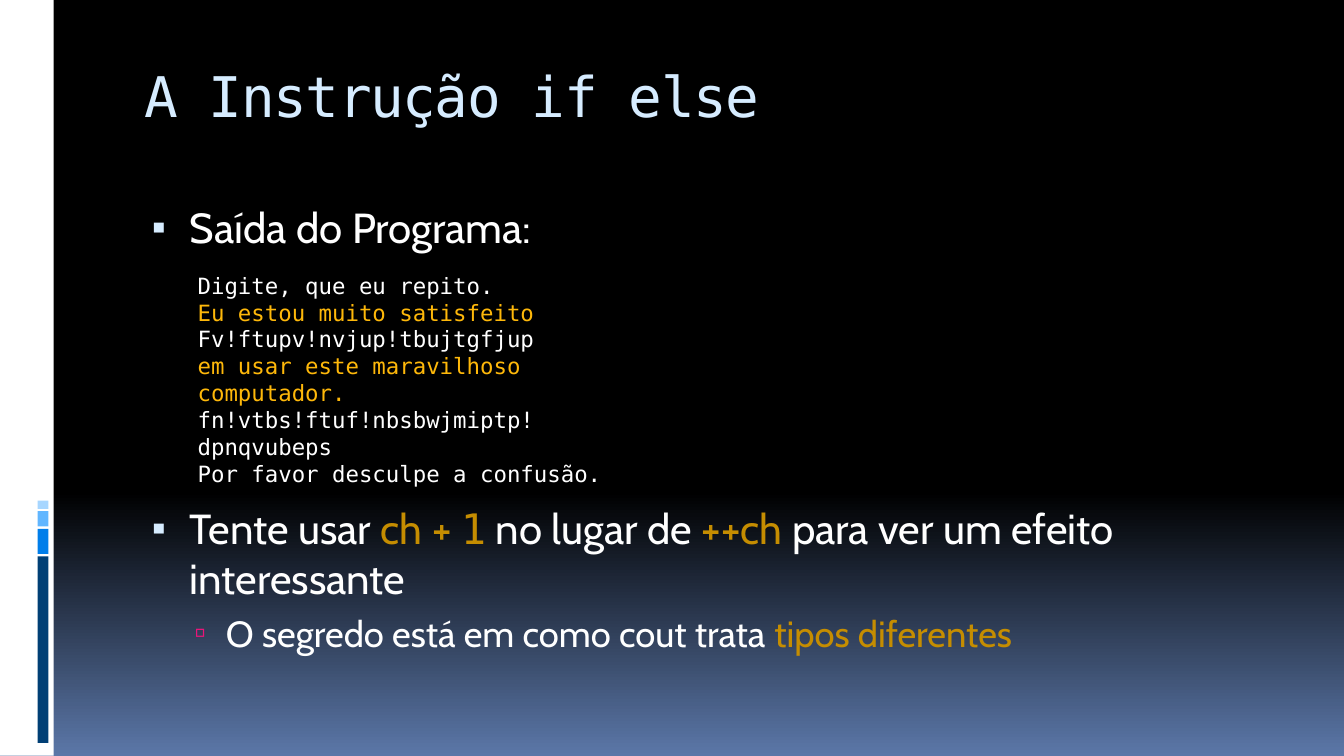
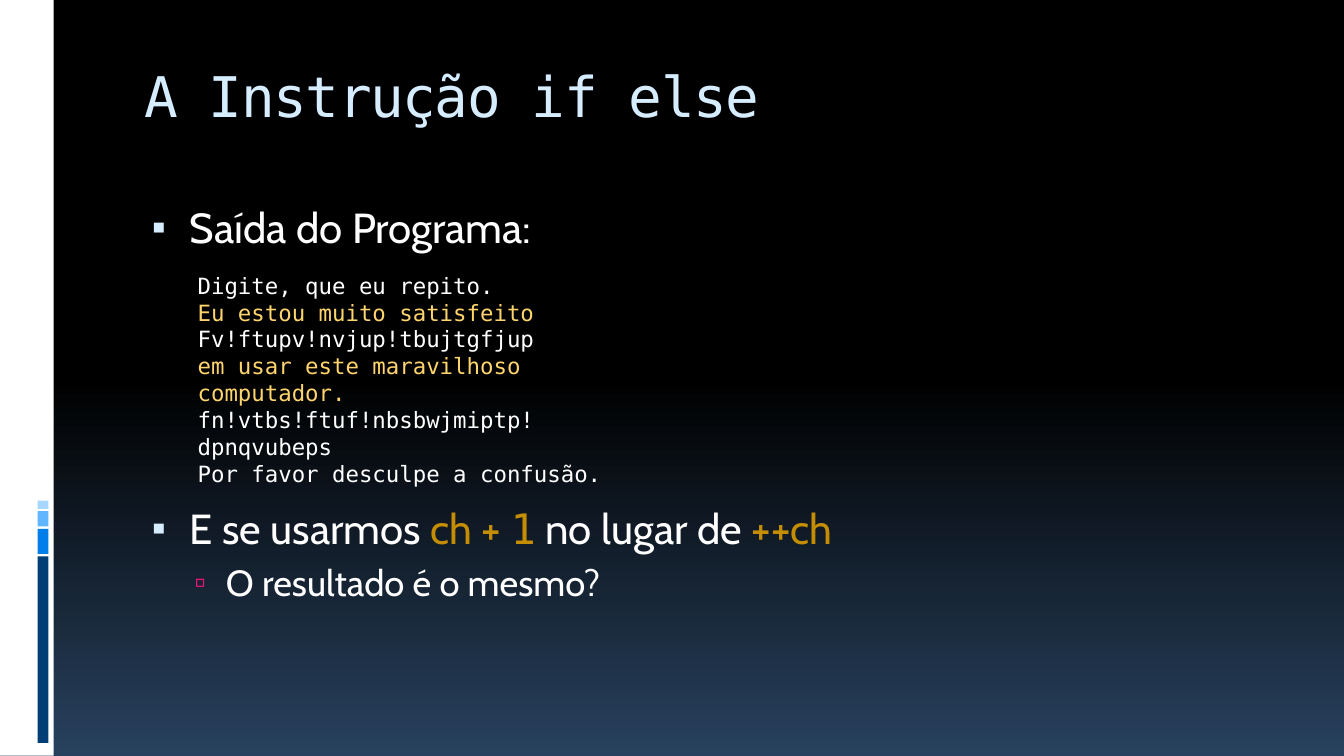
Before and after one commit to JudsonSS/ProgComp, a slide deck: slide 13 of Slides/20. Instrução de Desvio If.pptx. Drawn at 1344x756 pixels with LibreOffice and Linux fonts; fonts in the diff are those of the drawing. Boxes give left, top, right and bottom in pixels: in the first picture for what was removed or moved away, otherwise in the second. Text is boxed around its words. In the diff, an @@ line names an element or a change of style, - is before the commit and + after.

```diff
--- a/Slides/20. Instrução de Desvio If.pptx
+++ b/Slides/20. Instrução de Desvio If.pptx
@@ background gradient #000000 to #5B77A8 to gradient #000000 to #28415E @@
@@ text at (198, 304, 534, 406): text colour #FEB80A to #FED46C in "Eu estou muito satisfeito", "em usar este maravilhoso computador." @@
@@ text at (190, 512, 833, 597): text changed @@
-▪ Tente usar ch + 1 no lugar de ++ch para ver um efeito interessante
-  ▫ O segredo está em como cout trata tipos diferentes
+▪ E se usarmos ch + 1 no lugar de ++ch
+  ▫ O resultado é o mesmo?
```
Also in this commit, not shown: 20 other slides changed, 4 other files.
